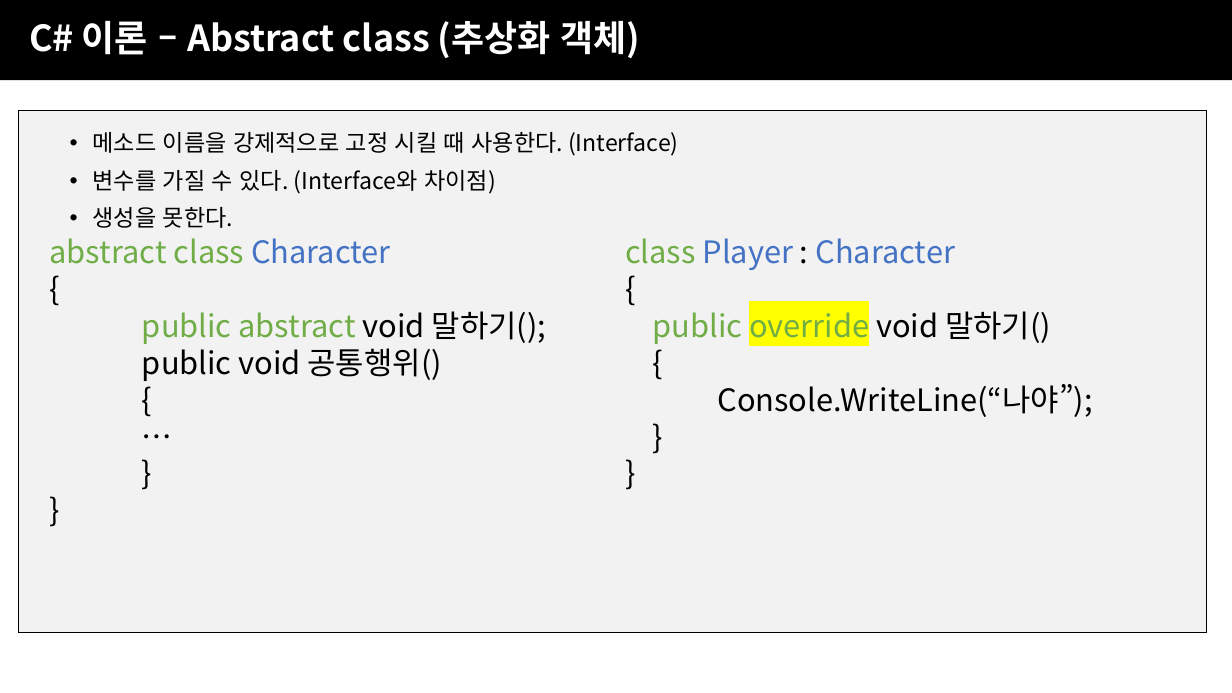
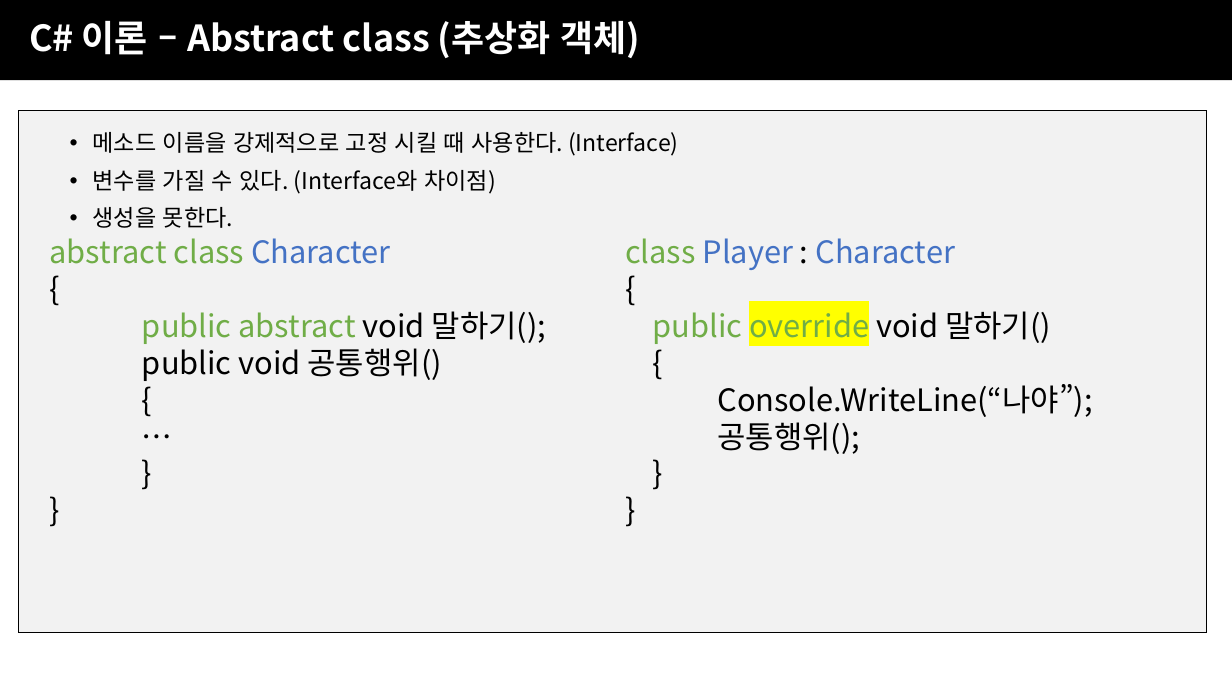
Before and after one commit to JJaery/SBSGameAcademy3, a slide deck: slide 65 of 2주차/SBS게임아카데미_UNITY주말4개월_2주차.pptx (slide 56 before the commit). Drawn at 1232x693 pixels with LibreOffice and Linux fonts; fonts in the diff are those of the drawing; background and template pictures are left out. Boxes give left, top, right and bottom in pixels: in the first picture for what was removed or moved away, otherwise in the second. Text is boxed around its words. In the diff, an @@ line names an element or a change of style, - is before the commit and + after.

```diff
--- a/2주차/SBS게임아카데미_UNITY주말4개월_2주차.pptx
+++ b/2주차/SBS게임아카데미_UNITY주말4개월_2주차.pptx
@@ text at (717, 422, 860, 454): paragraph added @@
+공통행위();
```
Also in this commit, not shown: 18 other slides changed, 9 slides added.
